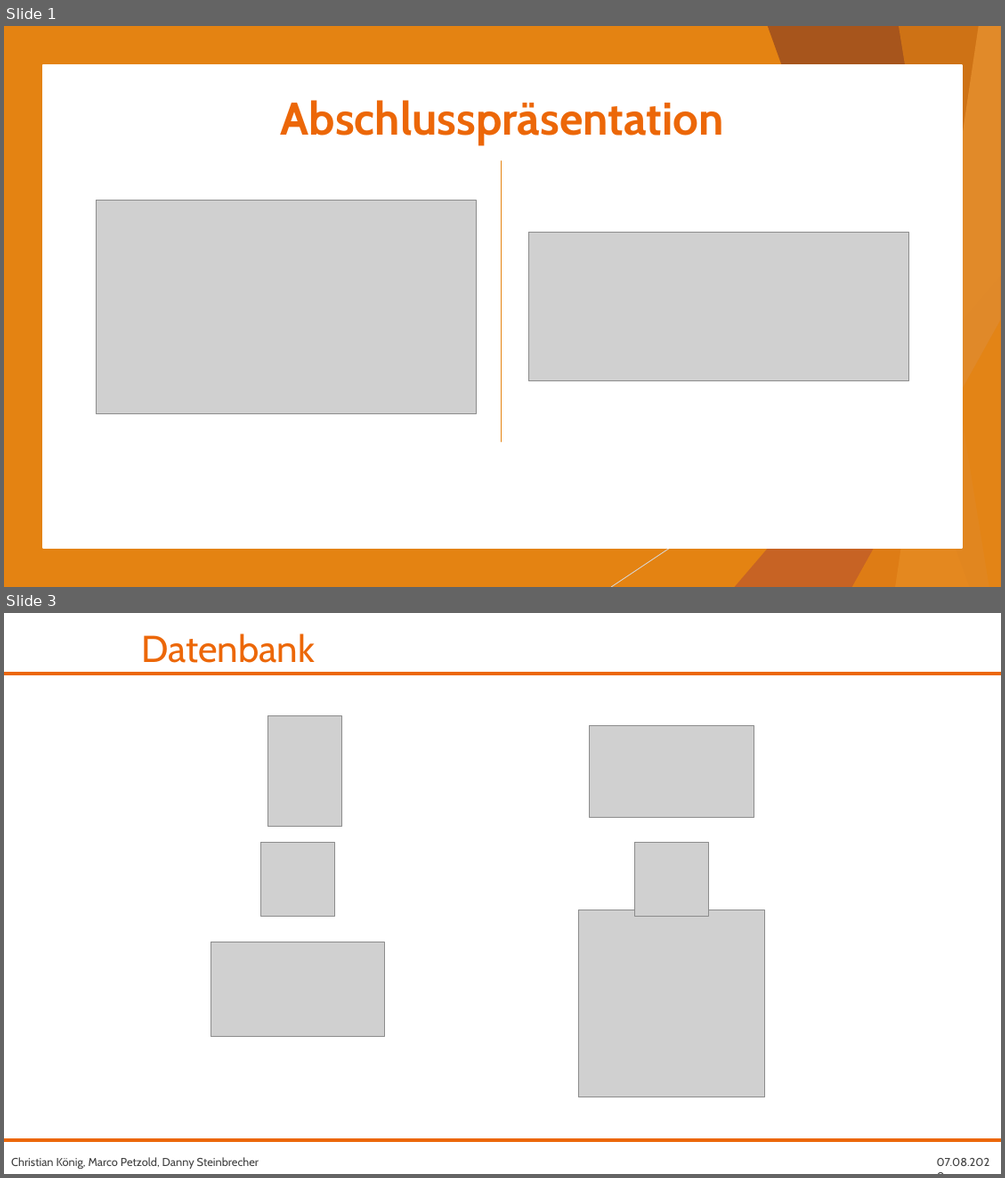
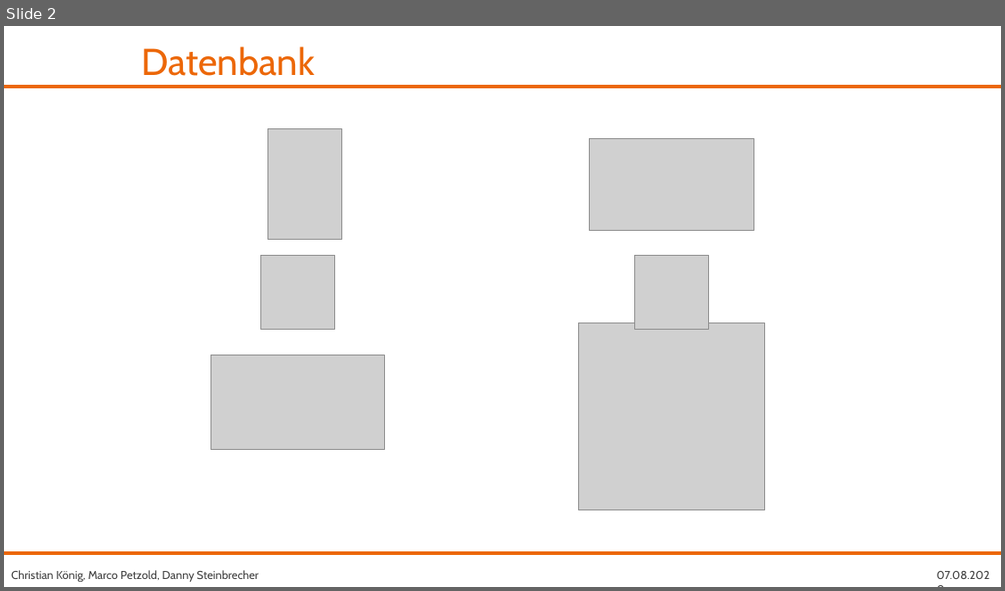
Before and after one commit to fh-erfurt/RentATool, a slide deck: share/presentations/Java 2/RentATool_17.07.2020_Danny.pptx. Shown one above the other, each under a label of ours: slides 1 and 3 before the commit, slide 2 after it; the slides between them are not shown. The pictures are 1005x1178 and 1005x591 pixels, drawn with LibreOffice and Linux fonts; fonts in the diff are those of the drawing; grey boxes stand for pictures; background and template pictures are left out. Boxes give left, top, right and bottom in pixels: in the first picture for what was removed or moved away, otherwise in the second. Text is boxed around its words. In the diff, an @@ line names an element or a change of style, - is before the commit and + after.

Commit message:
updated presentation

```diff
--- a/share/presentations/Java 2/RentATool_17.07.2020_Danny.pptx
+++ b/share/presentations/Java 2/RentATool_17.07.2020_Danny.pptx
@@ slide 1 removed at (4,26,1001,587), background #FFFFFF @@
@@ rectangle removed at (4,26,1001,587) @@
@@ rectangle removed at (43,66,962,548) @@
@@ text removed at (281,100,724,144) @@
-Abschlusspräsentation
@@ line removed from (502, 161) to (502, 442) @@
@@ picture removed at (96,200,477,413) @@
@@ picture removed at (528,232,909,381) @@
@@ group removed at (4,26,1001,587): 5 freeform shapes, 3 triangles, 1 line @@
@@ group removed at (4,26,1001,587): 5 freeform shapes, 3 triangles, 1 line @@
@@ what was slide 3 is now slide 2 @@
```
Also in this commit, not shown: 1 slide changed.
